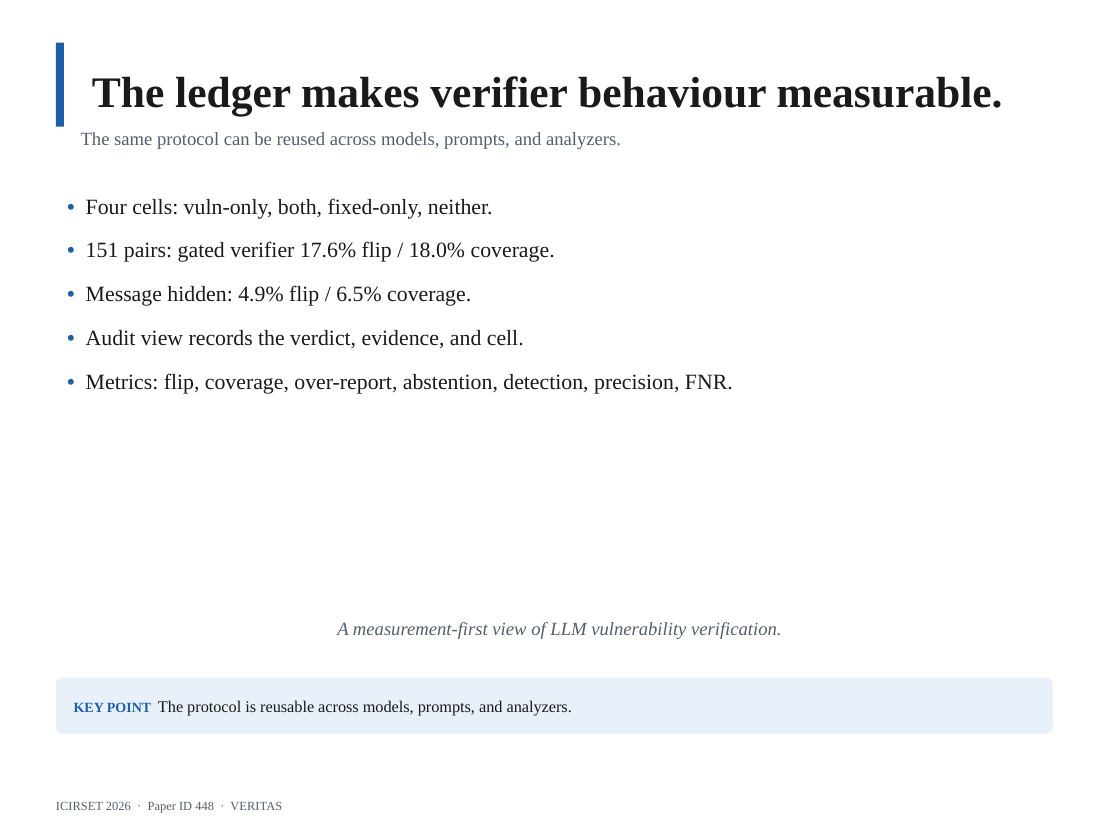
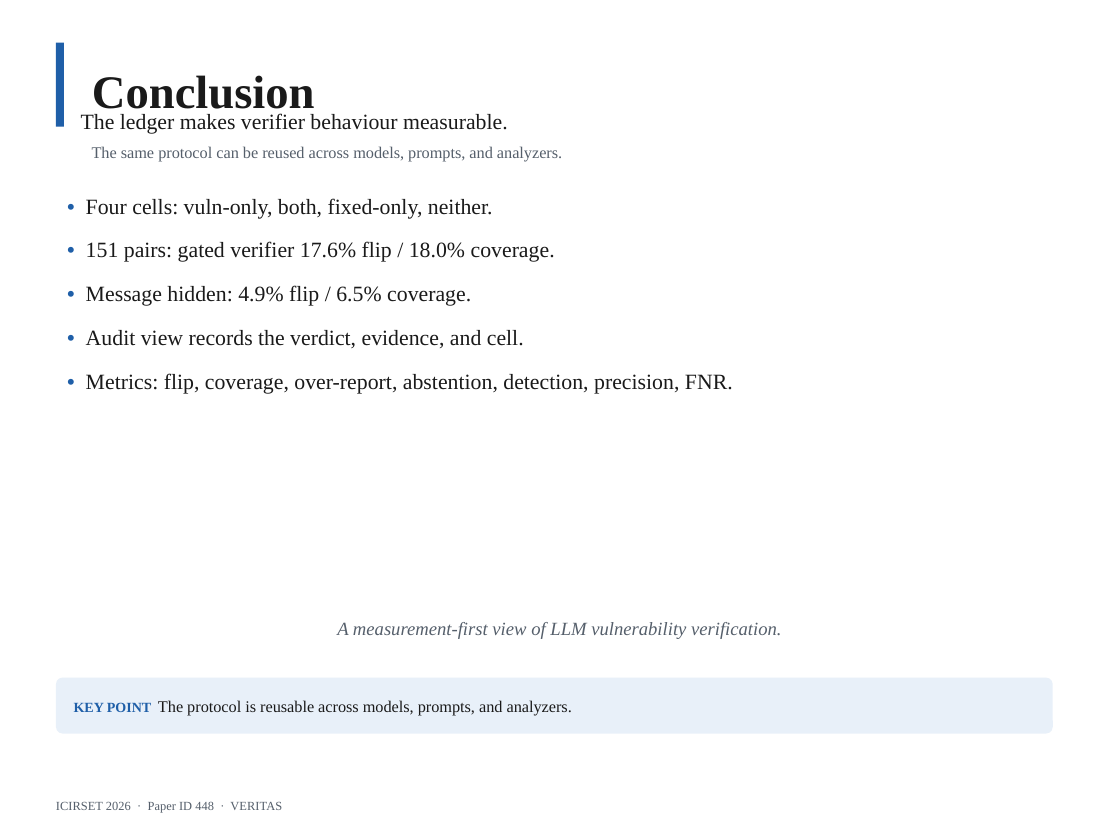
Before and after one commit to AmonWasHere/Proto, a slide deck: slide 19 of paper/ICIRSET-26_VERITAS_Presentation.pptx. Drawn at 1120x840 pixels with LibreOffice and Linux fonts; fonts in the diff are those of the drawing. Boxes give left, top, right and bottom in pixels: in the first picture for what was removed or moved away, otherwise in the second. Text is boxed around its words. In the diff, an @@ line names an element or a change of style, - is before the commit and + after.

Commit message:
Rework slides with section titles matching TOC

```diff
--- a/paper/ICIRSET-26_VERITAS_Presentation.pptx
+++ b/paper/ICIRSET-26_VERITAS_Presentation.pptx
@@ title at bbox=[92, 75, 315, 118]: text changed; size 28 to 30 pt @@
-The ledger makes verifier behaviour measurable.
+Conclusion
@@ text added at bbox=[81, 113, 508, 134], 14 pt, text #1A1A1A @@
+The ledger makes verifier behaviour measurable.
@@ text "The same protocol can be ...": place and size @@
-text "The same protocol can be ..." at bbox=[81, 132, 621, 149]
+text "The same protocol can be ..." at bbox=[92, 146, 562, 162]
@@ text "The same protocol can be ..." at bbox=[92, 146, 562, 162]: size 12 to 10.5 pt; line spacing 1.05 to 1 @@
```
Also in this commit, not shown: 15 other slides changed, 1 other file.
